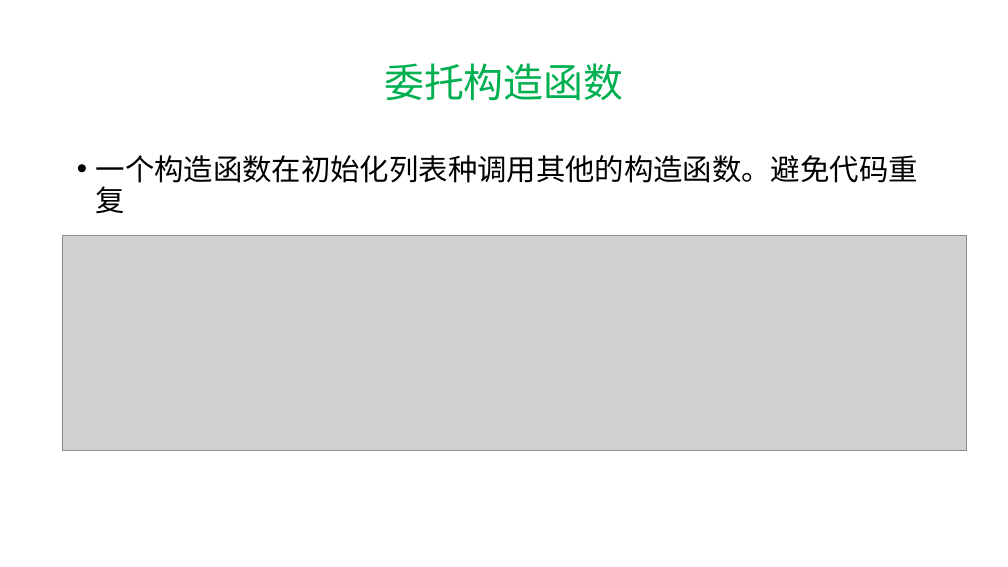
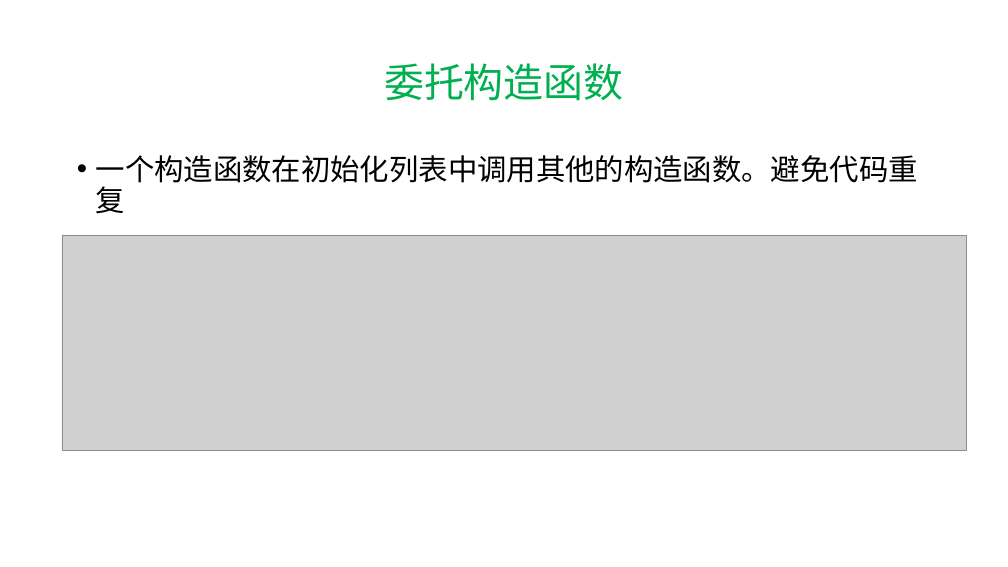
Before and after one commit to hwdong-net/cplusplus17, a slide deck: slide 58 of ppt/第7章 类和对象.pptx (slide 49 before the commit). Drawn at 1008x567 pixels with LibreOffice and Linux fonts; fonts in the diff are those of the drawing; grey boxes stand for pictures. Boxes give left, top, right and bottom in pixels: in the first picture for what was removed or moved away, otherwise in the second. Text is boxed around its words. In the diff, an @@ line names an element or a change of style, - is before the commit and + after.

```diff
--- a/ppt/第7章 类和对象.pptx
+++ b/ppt/第7章 类和对象.pptx
@@ text at box(96, 155, 918, 214): text changed @@
-• 一个构造函数在初始化列表种调用其他的构造函数。避免代码重复
+• 一个构造函数在初始化列表中调用其他的构造函数。避免代码重复
```
Also in this commit, not shown: 16 other slides changed, 9 slides added.
